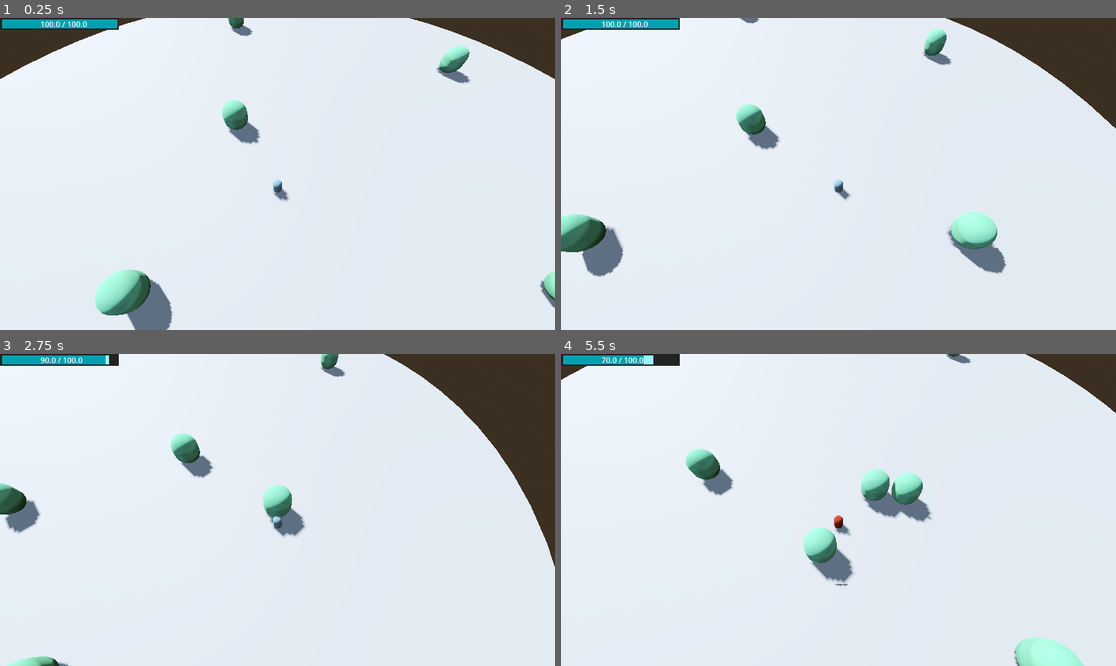
Above: before the commit, frames 1-4 (two rows, left to right).
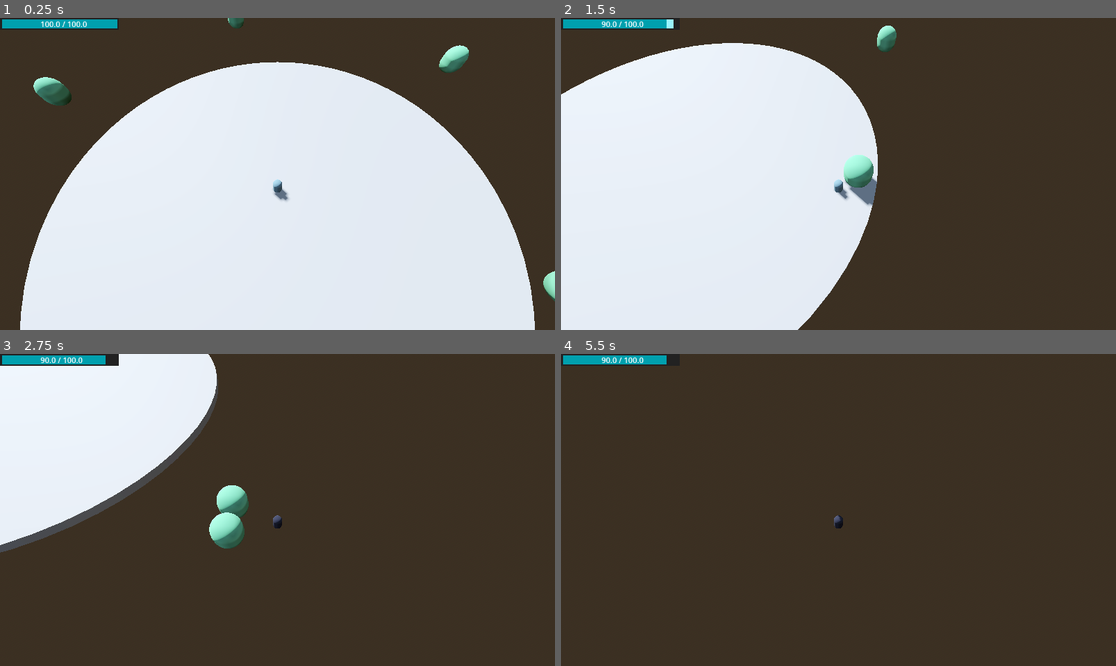
Above: after the commit, the same moments.

Repository: NineSama/Creamy
Game: Godot game, scene res://main.tscn
Same seed, same stepped clock (60 frames per second), same inputs: the game is played once before the commit and once after it.
Inputs (mouse positions are in pixels of both pictures, inside the frame that each line leads up to):
- Up to frame 1 (0.25 s): no input
- Up to frame 2 (1.5 s): move the mouse to (960, 158) at 0.52 s; press the mouse at (960, 158) at 0.53 s; hold D (move_right) 0.53-1.28 s; tap Space (dash) at 0.8, 1.35 s; move the mouse to (727, 189) at 1.27 s; release the mouse at (727, 189) at 1.28 s; hold S (move_back) from 1.28 s (still down)
- Up to frame 3 (2.75 s): right-click (166, 525) at 1.55 s; move the mouse to (333, 441) at 2.02 s; release S (move_back) at 2.03 s; hold D (move_right) from 2.03 s (still down); hold Right mouse button (repulse) from 2.03 s (still down); tap F (swap, bound only after the commit) at 2.3 s
- Up to frame 4 (5.5 s): move the mouse to (810, 572) at 2.77 s; release Right mouse button (repulse) at 2.78 s; tap F (swap, bound only after the commit) at 2.85 s; click (810, 572) at 3.05 s; move the mouse to (1005, 556) at 3.52 s; release D (move_right) at 3.53 s; press the mouse at (1005, 556) at 3.53 s; hold A (move_left) 3.53-5.03 s; tap Space (dash) at 3.8, 4.35 s; move the mouse to (672, 463) at 4.27 s; release the mouse at (672, 463) at 4.28 s; right-click (672, 463) at 4.55 s; move the mouse to (866, 510) at 5.02 s; hold S (move_back) from 5.03 s (still down); hold F (swap, bound only after the commit) from 5.03 s (still down); tap W (move_front) at 5.1 s

The runs differ from the first frame. In frame 1, 35% of the frame differs, in the area x 0-100%, y 0-100%; in frame 2, 51%; in frame 3, 76%; in frame 4, 98%.

Commit message:
added form swap and lock out abilities

Diff:
--- a/main.tscn
+++ b/main.tscn
@@ -19,13 +19,13 @@
 glow_enabled = true
 
 [sub_resource type="CylinderMesh" id="CylinderMesh_ig7tw"]
-top_radius = 50.0
-bottom_radius = 50.0
+top_radius = 25.0
+bottom_radius = 25.0
 height = 1.0
 
 [sub_resource type="CylinderShape3D" id="CylinderShape3D_ig7tw"]
 height = 1.0
-radius = 50.0
+radius = 25.0
 
 [node name="Main" type="Node3D" unique_id=2053991392]
 
@@ -64,10 +64,10 @@
 transform = Transform3D(1, 0, 0, 0, 1, 0, 0, 0, 1, 0.050388336, 1.4655361, 25.976389)
 
 [node name="Red5" parent="." unique_id=1872301330 instance=ExtResource("2_h2yge")]
-transform = Transform3D(1, 0, 0, 0, 1, 0, 0, 0, 1, -12.477825, 1.4655361, 10)
+transform = Transform3D(1, 0, 0, 0, 1, 0, 0, 0, 1, -31.360552, 1.4655361, 10)
 
 [node name="Red6" parent="." unique_id=1986591909 instance=ExtResource("2_h2yge")]
-transform = Transform3D(1, 0, 0, 0, 1, 0, 0, 0, 1, -6.319847, 1.4655361, -11.374151)
+transform = Transform3D(1, 0, 0, 0, 1, 0, 0, 0, 1, -32.538418, 1.0569687, -15.087014)
 
 [node name="Red7" parent="." unique_id=473321930 instance=ExtResource("2_h2yge")]
 transform = Transform3D(1, 0, 0, 0, 1, 0, 0, 0, 1, 20, 1.4655361, 29.798962)
--- a/project.godot
+++ b/project.godot
@@ -52,6 +52,11 @@
 "events": [Object(InputEventMouseButton,"resource_local_to_scene":false,"resource_name":"","device":-1,"window_id":0,"a …(258 unchanged characters)…
 ]
 }
+swap={
+"deadzone": 0.2,
+"events": [Object(InputEventKey,"resource_local_to_scene":false,"resource_name":"","device":-1,"window_id":0,"alt_pressed":false,"shift_pressed":false,"ctrl_pressed":false,"meta_pressed":false,"pressed":false,"keycode":0,"physical_keycode":70,"key_label":0,"unicode":102,"location":0,"echo":false,"script":null)
+]
+}
 
 [physics]
 
--- a/scripts/enemies/mob/red.gd
+++ b/scripts/enemies/mob/red.gd
@@ -13,7 +13,7 @@
 # --- Red Config ---
 @onready var mesh: MeshInstance3D = $MeshInstance3D
 var color: Color = Color8(94, 162, 124)
-var move_speed: float = 7.0
+var move_speed: float = 18.0
 var max_hp: float = 200.0
 var current_hp: float = 200.0
 var attack_range: float = 4.0
--- a/scripts/player/player.gd
+++ b/scripts/player/player.gd
@@ -6,9 +6,12 @@
 # --- Player config ---
 @onready var mesh: MeshInstance3D = $MeshInstance3D
 var color: Color = Color(0.382, 0.49, 0.535, 1.0)
-var move_speed: float = 10.0
+var move_speed: float = 20.0
 var max_hp: float = 100.0
 var current_hp: float = 100.0
+
+# --- Form System ---
+var form: swapForm
 
 # --- Dash System ---
 var dash: playerDash
@@ -26,14 +29,15 @@
 
 func _ready() -> void:
 	add_to_group("player")
+	if mesh.material_override == null:
+		mesh.material_override = StandardMaterial3D.new()
+	form = swapForm.new()
+	form.apply_color(self)
 	dash = playerDash.new(self)
 	gcd = GCD.new()
 	aether_shard = AetherShard.new()
 	repulse = Repulse.new()
 	emit_signal("hp_changed", current_hp, max_hp)
-	if mesh.material_override == null:
-		mesh.material_override = StandardMaterial3D.new()
-	mesh.material_override.albedo_color = color
 
 func _physics_process(delta: float) -> void:
 	aether_shard.update(delta)
@@ -61,10 +65,12 @@
 func _input(event: InputEvent) -> void:
 	if event.is_action_pressed("dash"):
 		dash.start_dash(last_direction)
-	if event.is_action_pressed("aether_shard"):
+	if event.is_action_pressed("aether_shard") and form.is_light():
 		aether_shard.cast(self)
-	if event.is_action_pressed("repulse"):
+	if event.is_action_pressed("repulse") and form.is_light():
 		repulse.cast(self)
+	if event.is_action_pressed("swap"):
+		form.swap_form(self)
 
 func get_input_direction() -> Vector3:
 	var input_dir = Input.get_vector("move_left", "move_right", "move_front", "move_back")
--- a/scripts/player/playerDash.gd
+++ b/scripts/player/playerDash.gd
@@ -3,7 +3,7 @@
 
 # --- Dash Config ---
 var dash_direction: Vector3 = Vector3.FORWARD
-var dash_speed: float = 30.0
+var dash_speed: float = 50.0
 var dash_timer: float = 0.0
 var dash_duration: float = 0.2
 var is_dashing: bool = false
--- /dev/null
+++ b/scripts/player/swapForm.gd
@@ -0,0 +1,32 @@
+extends RefCounted
+class_name swapForm
+
+enum Form {
+	LIGHT,
+	DARK
+}
+
+# --- Player ---
+var current_form: Form = Form.LIGHT
+
+# --- Light Form ---
+# --- Dark Form ---
+
+func swap_form(player):
+	if current_form == Form.LIGHT:
+		current_form = Form.DARK
+	else:
+		current_form = Form.LIGHT
+	apply_color(player)
+
+func apply_color(player: CharacterBody3D) -> void:
+	if current_form == Form.LIGHT:
+		player.mesh.material_override.albedo_color = Color(0.382, 0.49, 0.535, 1.0)
+	else:
+		player.mesh.material_override.albedo_color = Color(0.15, 0.15, 0.2, 1.0)
+
+# getters
+func is_light() -> bool:
+	return current_form == Form.LIGHT
+func is_dark() -> bool:
+	return current_form == Form.DARK
Not shown, added: scripts/player/swapForm.gd.uid
